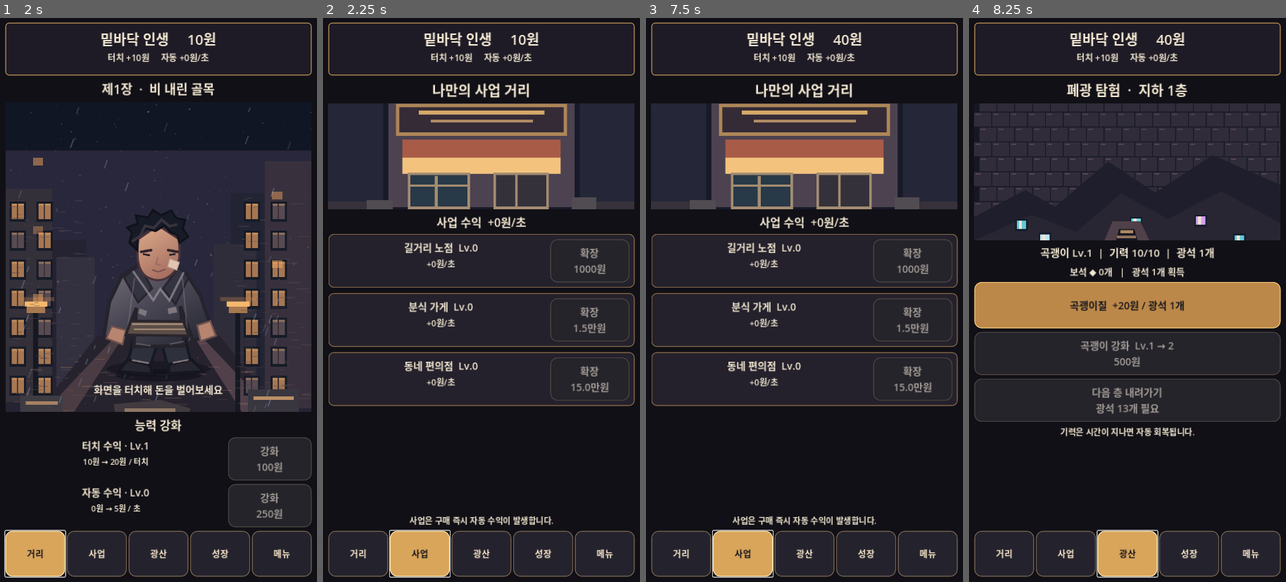
Above: before the commit, frames 1-4 (left to right).
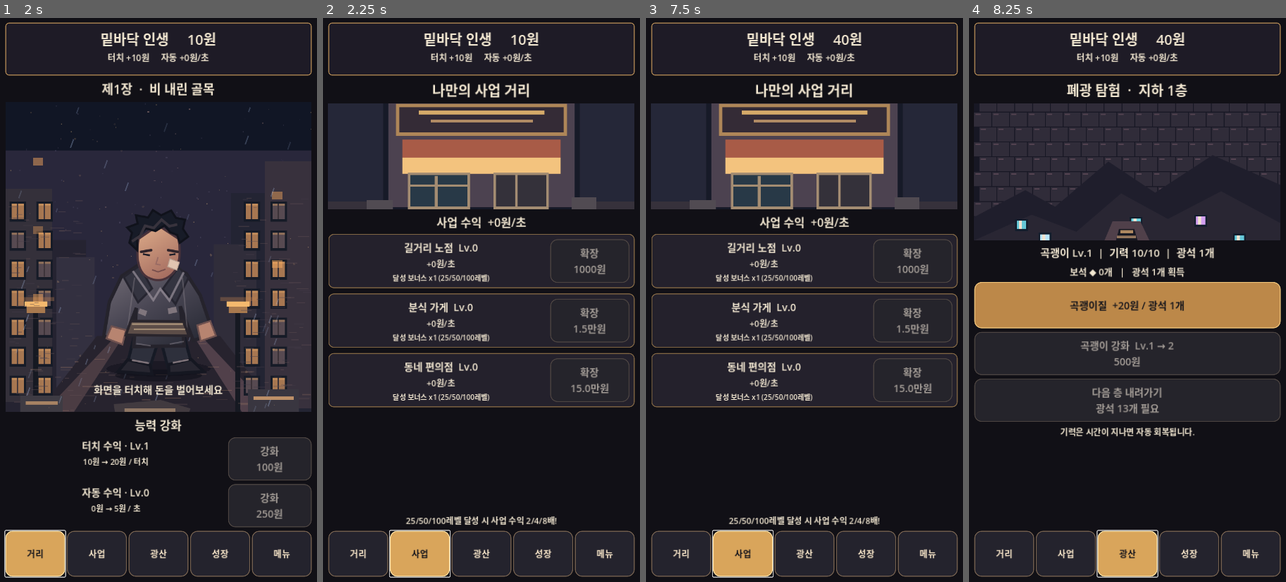
Above: after the commit, the same moments.

Repository: sungpil987/BottomLife-Reborn
Game: Godot game, scene res://scenes/Main.tscn
Two runs of this game, one before a commit and one after it. Both use one fixed random seed, a clock stepped at 60 frames per second and the inputs below.
Inputs (mouse positions are in pixels of both pictures, inside the frame that each line leads up to):
- Up to frame 1 (2 s): click (158, 254) at 0.5 s; click "거리" at 1.25 s
- Up to frame 2 (2.25 s): click "사업" at 2 s
- Up to frame 3 (7.5 s): click "광산" at 2.75 s; click "곡괭이질 +20원 / 광석 1개" at 3.5 s; click "성장" at 4.25 s; click "메뉴" at 5 s; click "거리" at 5.75 s; click (804, 254) at 6.5 s; click "사업" at 7.25 s
- Up to frame 4 (8.25 s): click "광산" at 8 s

Frame 1 is identical in both runs. In frame 2, 3.9% of the frame differs, in the area x 1-99%, y 40-90%; in frame 3, 3.9%; in frame 4, less than 0.1%.

Commit message:
v1.5 add capped offline earnings and business milestone multipliers with save timestamps

Diff:
--- a/scripts/main.gd
+++ b/scripts/main.gd
@@ -6,6 +6,8 @@
 var rebirth_count: int = 0
 var soul_points: int = 0
 var soul_power: int = 0
+var offline_report: String = ""
+var milestone_bonus: float = 1.0
 var tap_level: int = 1
 var auto_level: int = 0
 var business_levels: Array[int] = [0, 0, 0]
@@ -92,11 +94,19 @@
 		luck_level = clampi(int(data.get("luck_level", 0)), 0, 50)
 		stamina_level = clampi(int(data.get("stamina_level", 0)), 0, 50)
 		mine_energy = max_mine_energy()
+		var saved_at := float(data.get("saved_at", 0.0))
+		if saved_at > 0.0:
+			var elapsed := clampf(Time.get_unix_time_from_system() - saved_at, 0.0, 14400.0)
+			var offline_gain := total_auto_income() * prestige_multiplier() * elapsed * 0.5
+			if offline_gain > 0.0:
+				money += offline_gain
+				run_earned += offline_gain
+				offline_report = "부재중 수익 +%s원 (%d분)" % [number(offline_gain), int(elapsed / 60.0)]
 
 func save_game() -> void:
 	var file := FileAccess.open(SAVE_PATH, FileAccess.WRITE)
 	if file != null:
-		file.store_string(JSON.stringify({"money": money, "tap_lev …(290 unchanged characters)… ": soul_points, "soul_power": soul_power}))
+		file.store_string(JSON.stringify({"money": money, "tap_lev …(290 unchanged characters)… ": soul_points, "soul_power": soul_power, "saved_at": Time.get_unix_time_from_system()}))
 
 func make_label(value: String, size: int = 27) -> Label:
 	var label := Label.new()
@@ -262,6 +272,8 @@
 
 func build_rebirth() -> void:
 	content.add_child(make_label("환생의 제단", 34))
+	if offline_report != "":
+		content.add_child(make_label(offline_report, 20))
 	content.add_child(make_label("환생 %d회  |  영혼 %d개" % [rebirth_count, soul_points], 27))
 	content.add_child(make_label("영구 수익 배율  x%.1f" % prestige_multiplier(), 27))
 	content.add_child(make_label("이번 회차 누적 획득  %s원" % number(run_earned), 22))
@@ -282,8 +294,17 @@
 func total_auto_income() -> float:
 	var result := float(auto_level) * 5.0
 	for i in range(3):
-		result += float(business_levels[i]) * BUSINESS_BASE_INCOME[i]
+		result += float(business_levels[i]) * BUSINESS_BASE_INCOME[i] * business_milestone_multiplier(business_levels[i])
 	return result
+
+func business_milestone_multiplier(level: int) -> float:
+	if level >= 100:
+		return 8.0
+	if level >= 50:
+		return 4.0
+	if level >= 25:
+		return 2.0
+	return 1.0
 
 func business_cost(index: int) -> float:
 	return BUSINESS_BASE_COST[index] * pow(1.24, business_levels[index])
@@ -323,7 +344,8 @@
 		info.size_flags_horizontal = Control.SIZE_EXPAND_FILL
 		row.add_child(info)
 		info.add_child(make_label("%s  Lv.%d" % [BUSINESS_NAMES[i], business_levels[i]], 23))
-		info.add_child(make_label("+%s원/초" % number(float(business_levels[i]) * BUSINESS_BASE_INCOME[i]), 19))
+		info.add_child(make_label("+%s원/초" % number(float(business_levels[i]) * BUSINESS_BASE_INCOME[i] * business_milestone_multiplier(business_levels[i])), 19))
+		info.add_child(make_label("달성 보너스 x%.0f (25/50/100레벨)" % business_milestone_multiplier(business_levels[i]), 16))
 		var cost := business_cost(i)
 		var button := make_button("확장\n%s원" % number(cost))
 		button.custom_minimum_size = Vector2(180, 88)
@@ -331,7 +353,7 @@
 		button.pressed.connect(buy_business.bind(i))
 		row.add_child(button)
 		business_buttons.append(button)
-	content.add_child(make_label("사업은 구매 즉시 자동 수익이 발생합니다.", 19))
+	content.add_child(make_label("25/50/100레벨 달성 시 사업 수익 2/4/8배!", 19))
 
 func max_mine_energy() -> float:
 	return MINE_MAX_ENERGY + float(stamina_level) * 2.0
@@ -503,6 +525,8 @@
 
 func build_street() -> void:
 	content.add_child(make_label("제1장  ·  비 내린 골목", 29))
+	if offline_report != "":
+		content.add_child(make_label(offline_report, 19))
 	var scene_area := Control.new()
 	scene_area.custom_minimum_size.y = 380
 	scene_area.size_flags_vertical = Control.SIZE_EXPAND_FILL
